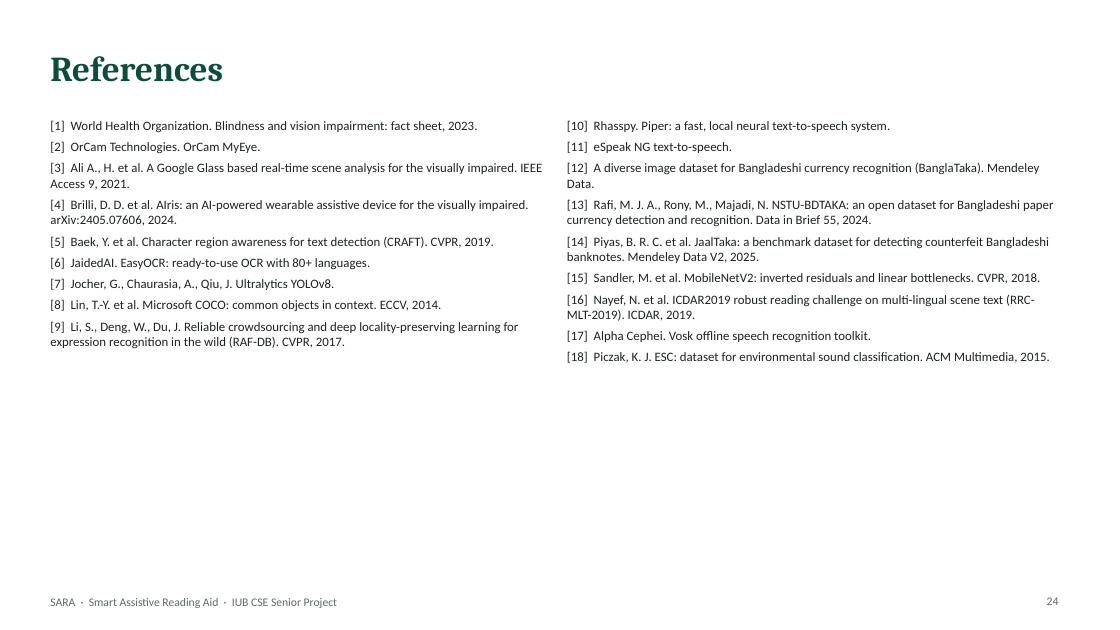
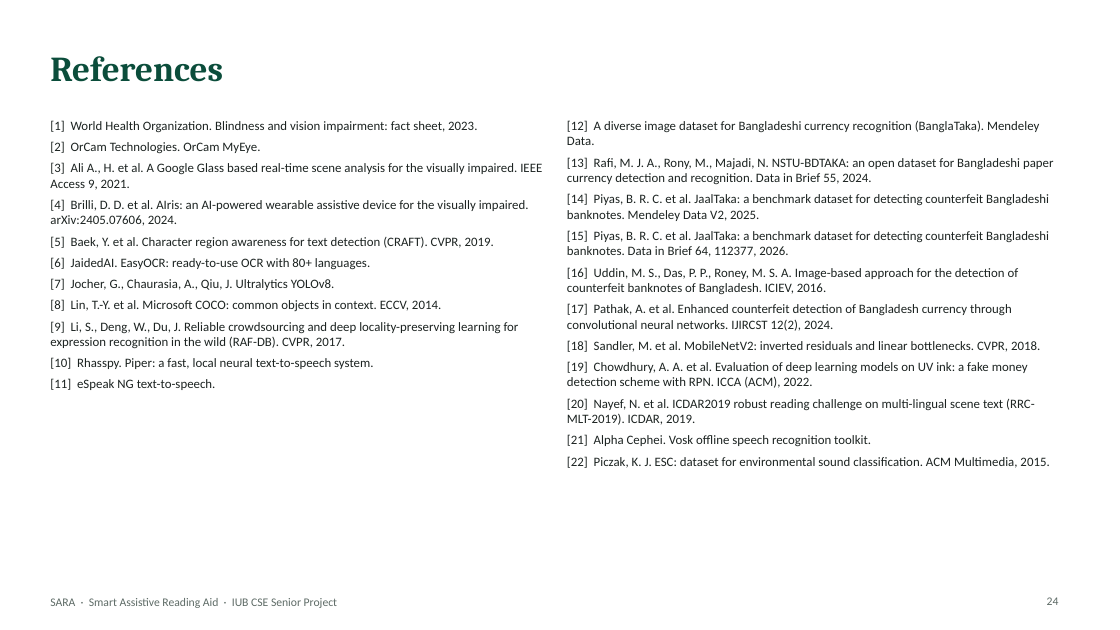
Before and after one commit to aflam330/Senior_project_wearable_glass_for_blind_people_using_ocr_and_ylo, a slide deck: slide 24 of Thesis Report and paper/thesis report/slides/SARA_Presentation.pptx. Drawn at 1120x630 pixels with LibreOffice and Linux fonts; fonts in the diff are those of the drawing. Boxes give left, top, right and bottom in pixels: in the first picture for what was removed or moved away, otherwise in the second. Text is boxed around its words. In the diff, an @@ line names an element or a change of style, - is before the commit and + after.

```diff
--- a/Thesis Report and paper/thesis report/slides/SARA_Presentation.pptx
+++ b/Thesis Report and paper/thesis report/slides/SARA_Presentation.pptx
@@ text at (567, 120, 890, 153): paragraphs removed @@
-[10] Rhasspy. Piper: a fast, local neural text-to-speech system.
-[11] eSpeak NG text-to-speech.
@@ text at (567, 230, 1049, 468): text changed @@
-[15] Sandler, M. et al. MobileNetV2: inverted residuals and linear bottlenecks. CVPR, 2018.
-[16] Nayef, N. et al. ICDAR2019 robust reading challenge on multi-lingual scene text (RRC-MLT-2019). ICDAR, 2019.
-[17] Alpha Cephei. Vosk offline speech recognition toolkit.
-[18] Piczak, K. J. ESC: dataset for environmental sound classification. ACM Multimedia, 2015.
+[15] Piyas, B. R. C. et al. JaalTaka: a benchmark dataset for detecting counterfeit Bangladeshi banknotes. Data in Brief 64, 112377, 2026.
+[16] Uddin, M. S., Das, P. P., Roney, M. S. A. Image-based approach for the detection of counterfeit banknotes of Bangladesh. ICIEV, 2016.
+[17] Pathak, A. et al. Enhanced counterfeit detection of Bangladesh currency through convolutional neural networks. IJIRCST 12(2), 2024.
+[18] Sandler, M. et al. MobileNetV2: inverted residuals and linear bottlenecks. CVPR, 2018.
+[19] Chowdhury, A. A. et al. Evaluation of deep learning models on UV ink: a fake money detection scheme with RPN. ICCA (ACM), 2022.
+[20] Nayef, N. et al. ICDAR2019 robust reading challenge on multi-lingual scene text (RRC-MLT-2019). ICDAR, 2019.
+[21] Alpha Cephei. Vosk offline speech recognition toolkit.
+[22] Piczak, K. J. ESC: dataset for environmental sound classification. ACM Multimedia, 2015.
@@ text at (50, 357, 373, 390): paragraphs added @@
+[10] Rhasspy. Piper: a fast, local neural text-to-speech system.
+[11] eSpeak NG text-to-speech.
```
Also in this commit, not shown: 7 other slides changed, 12 other files.
